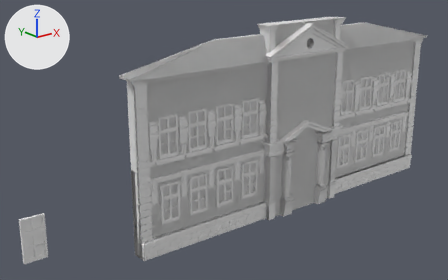
Before and after pictures for a commit that changed the Blender file blender/fasada.blend.
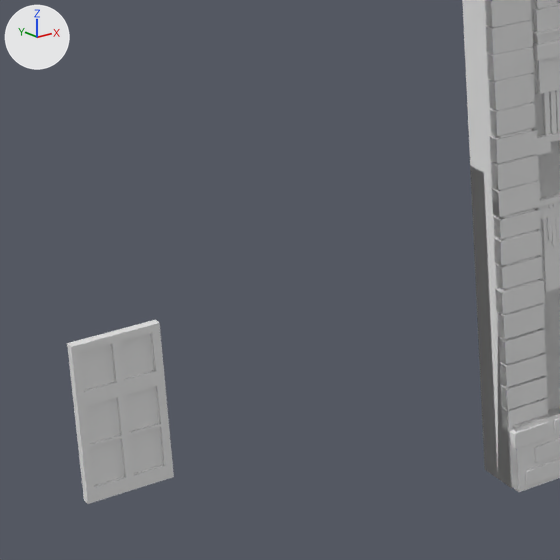
The first picture shows the older version from a 50 mm lens placed at (-41.1, -54.7, 15.0), pointed at (-0.6, -4.1, -5.2). The close-ups show the older and then the newer version on the part from 0% to 35% of the width and 44% to 100% of the height of that picture. Only the edits that show in the close-ups are written down. Arrows for +X, +Y and +Z are at upper left; the lights stay in place.
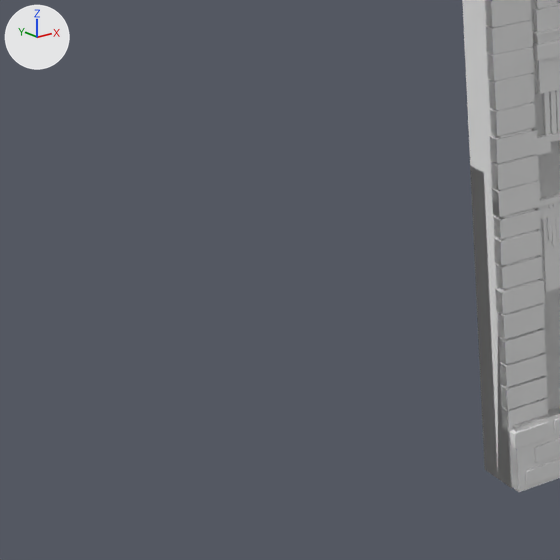
Where the change shows, as pixel boxes [x1, y1, x2, y2] in the close-ups (560 x 560 px):
'Cube.029', moved, rescaled (not visible afterwards): before [67, 320, 174, 504]

The change, as a diff of the scene's bpy script:
```diff
--- a/blender/fasada.blend.py
+++ b/blender/fasada.blend.py
@@ ob_cube_029 @@
 ob_cube_029 = bpy.data.objects.new('Cube.029', me_cube_041)
-ob_cube_029.location = (-23.5, -5.87, -9.06)
-ob_cube_029.scale = (1.08, 0.796, 2.05)
+ob_cube_029.location = (6.39, -6.51, -2.31)
+ob_cube_029.scale = (1.04, 0.767, 1.98)
```
